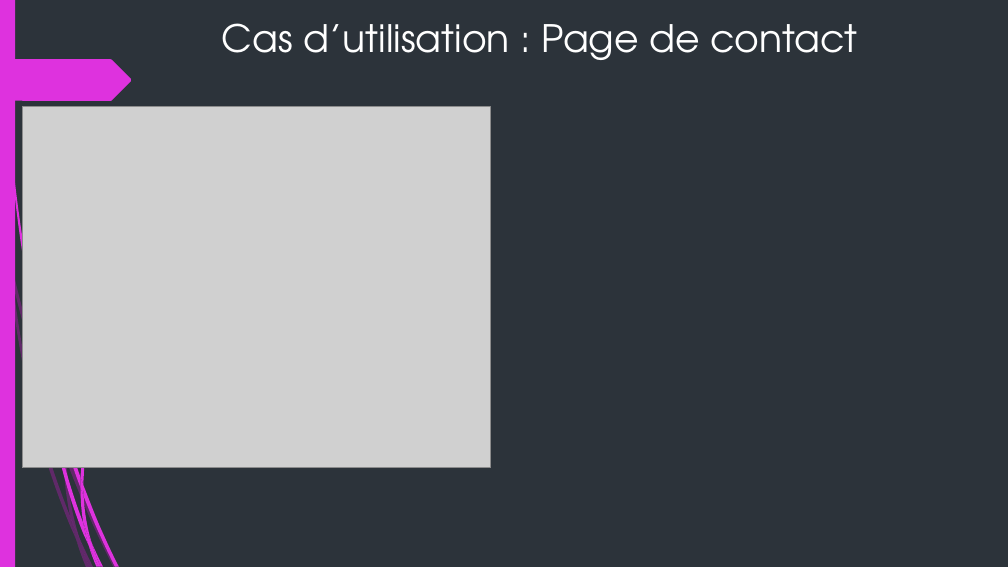
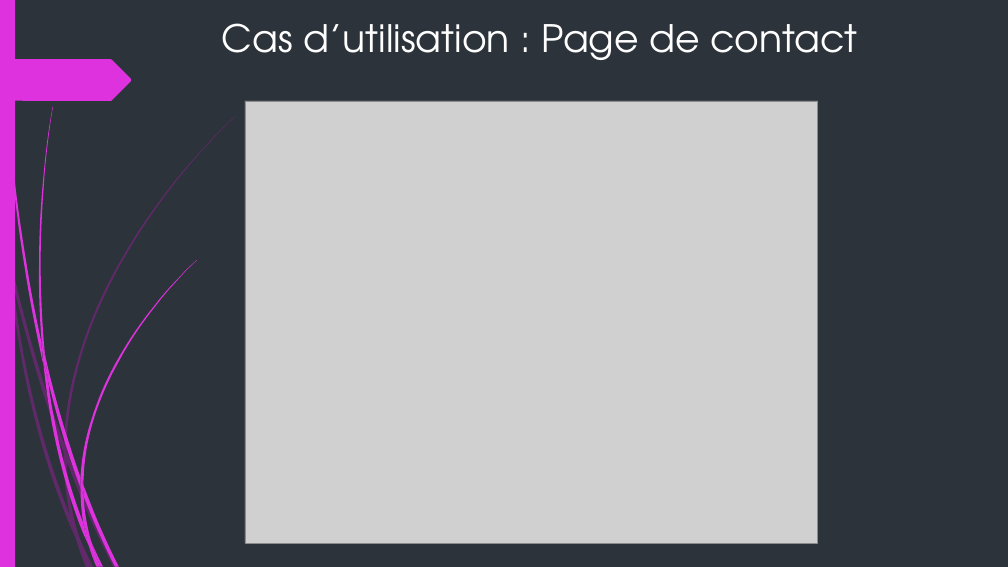
Before and after one commit to avamdui/OCR-Projet-5, a slide deck: slide 3 of Diagrammes/PPT/BlogPro.pptx. Drawn at 1008x567 pixels with LibreOffice and Linux fonts; fonts in the diff are those of the drawing; grey boxes stand for pictures; background and template pictures are left out. Boxes give left, top, right and bottom in pixels: in the first picture for what was removed or moved away, otherwise in the second. Text is boxed around its words. In the diff, an @@ line names an element or a change of style, - is before the commit and + after.

```diff
--- a/Diagrammes/PPT/BlogPro.pptx
+++ b/Diagrammes/PPT/BlogPro.pptx
@@ freeform shape added at (x1=64, y1=116, x2=236, y2=451), fill #B01CB0 at 40% opacity @@
@@ picture resized from (x1=22, y1=107, x2=490, y2=468) to (x1=245, y1=101, x2=818, y2=544) @@
@@ freeform shape added at (x1=42, y1=340, x2=48, y2=382), fill #DE32DE @@
@@ freeform shape added at (x1=64, y1=443, x2=67, y2=461), fill #B01CB0 at 40% opacity @@
```
Also in this commit, not shown: 2 other slides changed.
